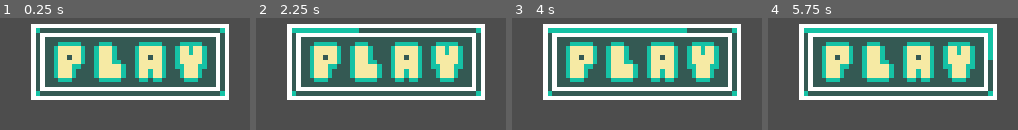
Above: before the commit, frames 1-4 (left to right).
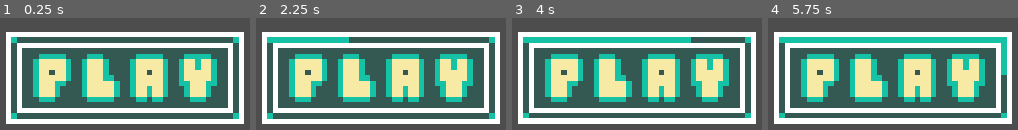
Above: after the commit, the same moments.

Repository: Raikuno/Parryer0-Gravity
Game: Godot game, scene res://Scenes/Stages/Title.tscn
Same seed, same stepped clock (60 frames per second), same inputs: the game is played once before the commit and once after it. This scene is started directly instead of the project's main scene.
Inputs:
- Up to frame 1 (0.25 s): no input
- Up to frame 2 (2.25 s): tap Enter (ui_accept) at 0.5, 0.77, 1.25, 1.52, 2 s; hold Space (button) 0.53-1.28 s; hold Right (ui_right) 0.53-2.03 s; tap Space (button) at 1.35 s; hold Left (ui_left) from 2.03 s (still down); hold Space (button) from 2.03 s (still down)
- Up to frame 3 (4 s): tap Enter (ui_accept) at 2.75, 3.02, 3.5, 3.77 s; release Left (ui_left) at 2.78 s; release Space (button) at 2.78 s; hold Right (ui_right) from 2.78 s (still down); tap Space (button) at 2.85 s; hold Space (button) from 3.53 s (still down)
- Up to frame 4 (5.75 s): tap Enter (ui_accept) at 4.25, 4.52 s; release Right (ui_right) at 4.28 s; release Space (button) at 4.28 s; hold Left (ui_left) 4.28-5.03 s; tap Space (button) at 4.35 s; hold Right (ui_right) from 5.03 s (still down); hold Space (button) from 5.03 s (still down)

The runs differ from the first frame. In frame 1, 67% of the frame differs, in the area x 2-98%, y 5-95%; in frame 2, 68%; in frame 3, 69%; in frame 4, 70%.

Commit message:
Button Sprite Actualiced

Diff:
--- a/Scenes/Objects/FireballGenerator.tscn
+++ b/Scenes/Objects/FireballGenerator.tscn
@@ -5,9 +5,9 @@
 
 [sub_resource type="Curve2D" id="Curve2D_t1erg"]
 _data = {
-"points": PackedVector2Array(0, 0, 0, 0, 886, 90, 0, 0, 0, 0, 885, 338, 0, 0, 0, 0, 887, 530)
+"points": PackedVector2Array(0, 0, 0, 0, 885, 140, 0, 0, 0, 0, 885, 480)
 }
-point_count = 3
+point_count = 2
 
 [node name="FireballGenerator" type="Path2D" node_paths=PackedStringArray("fireballLocation")]
 curve = SubResource("Curve2D_t1erg")
@@ -16,8 +16,8 @@
 fireballLocation = NodePath("FireballSpawner")
 
 [node name="FireballSpawner" type="PathFollow2D" parent="."]
-position = Vector2(886, 90)
-rotation = 1.57483
+position = Vector2(885, 140)
+rotation = 1.5708
 
 [node name="Timer" type="Timer" parent="."]
 wait_time = 0.5
--- a/Scenes/Stages/Title.gd
+++ b/Scenes/Stages/Title.gd
@@ -3,7 +3,6 @@
 @export var animation_node : AnimationPlayer
 
 func _physics_process(delta):
-	print("hola")
 	if (Input.is_action_pressed("button")):
 		animation_node.play("Play")
 	else:
--- a/Scenes/Stages/Title.tscn
+++ b/Scenes/Stages/Title.tscn
@@ -1,7 +1,23 @@
 [gd_scene load_steps=6 format=3 uid="uid://bib0mtl1qtcaf"]
 
 [ext_resource type="Script" path="res://Scenes/Stages/Title.gd" id="1_7vbaa"]
-[ext_resource type="Texture2D" uid="uid://c5d4vgllx63qd" path="res://Scenes/Stages/PlayButtonV1.png" id="1_dmwnj"]
+[ext_resource type="Texture2D" uid="uid://olgc2l6wm5aw" path="res://Resources/Aseprite/PlayButtonV1.png" id="2_3rjq4"]
+
+[sub_resource type="Animation" id="Animation_snxbo"]
+length = 0.02
+loop_mode = 1
+tracks/0/type = "value"
+tracks/0/imported = false
+tracks/0/enabled = true
+tracks/0/path = NodePath("Sprite2D:frame")
+tracks/0/interp = 1
+tracks/0/loop_wrap = false
+tracks/0/keys = {
+"times": PackedFloat32Array(0),
+"transitions": PackedFloat32Array(1),
+"update": 1,
+"values": [0]
+}
 
 [sub_resource type="Animation" id="Animation_8xrkt"]
 length = 1.755
@@ -19,22 +35,6 @@
 "values": [1, 2, 3, 4, 5, 6, 7, 8, 9, 10, 11, 12, 13, 14, 15, 16, 17, 18, 19, 20, 21, 22, 23, 24, 25, 26, 27, 28, 29, 30, 31, 32, 33, 34, 35, 36, 37, 38, 39, 40, 41, 42, 43, 44, 45, 46, 47, 48, 49, 50, 51, 52, 52, 53]
 }
 
-[sub_resource type="Animation" id="Animation_snxbo"]
-length = 0.02
-loop_mode = 1
-tracks/0/type = "value"
-tracks/0/imported = false
-tracks/0/enabled = true
-tracks/0/path = NodePath("Sprite2D:frame")
-tracks/0/interp = 1
-tracks/0/loop_wrap = false
-tracks/0/keys = {
-"times": PackedFloat32Array(0),
-"transitions": PackedFloat32Array(1),
-"update": 1,
-"values": [0]
-}
-
 [sub_resource type="AnimationLibrary" id="AnimationLibrary_uly1b"]
 _data = {
 "Idle": SubResource("Animation_snxbo"),
@@ -47,27 +47,31 @@
 
 [node name="Sprite2D" type="Sprite2D" parent="."]
 texture_filter = 1
-position = Vector2(455, 295)
-scale = Vector2(5, 5)
-texture = ExtResource("1_dmwnj")
+position = Vector2(431, 310)
+scale = Vector2(6, 6)
+texture = ExtResource("2_3rjq4")
 hframes = 8
 vframes = 7
 metadata/_aseprite_wizard_interface_config_ = {
-"pending_changes": {}
+"animation_section": false,
+"layer_section": false,
+"output_section": true,
+"pending_changes": {},
+"slice_section": false
 }
 metadata/_aseprite_wizard_config_ = {
 "i_mode": 0,
 "keep_anim_length": false,
 "layer": "",
 "o_ex_p": "",
-"o_folder": "",
+"o_folder": "res://Resources/Aseprite",
 "o_name": "",
 "only_visible": false,
 "player": "AnimationPlayer",
 "slice": "",
 "source": "res://Resources/Aseprite/PlayButtonV1.aseprite"
 }
-metadata/_aseprite_wizard_source_file_hash_ = "511039d6946e295fe3a7ce3db6ad4e62"
+metadata/_aseprite_wizard_source_file_hash_ = "9e9b39d38e753f6d7a7d4f47b9b207aa"
 
 [node name="AnimationPlayer" type="AnimationPlayer" parent="."]
 libraries = {
Binary file changed: Resources/Aseprite/PlayButtonV1.aseprite
Not shown, changed: Resources/Aseprite/PlayButtonV1.aseprite.import
Binary file added: Resources/Aseprite/PlayButtonV1.png
Not shown, changed: Resources/Aseprite/PlayButtonV1.png.import
Binary file removed: Scenes/Stages/PlayButtonV1.png
